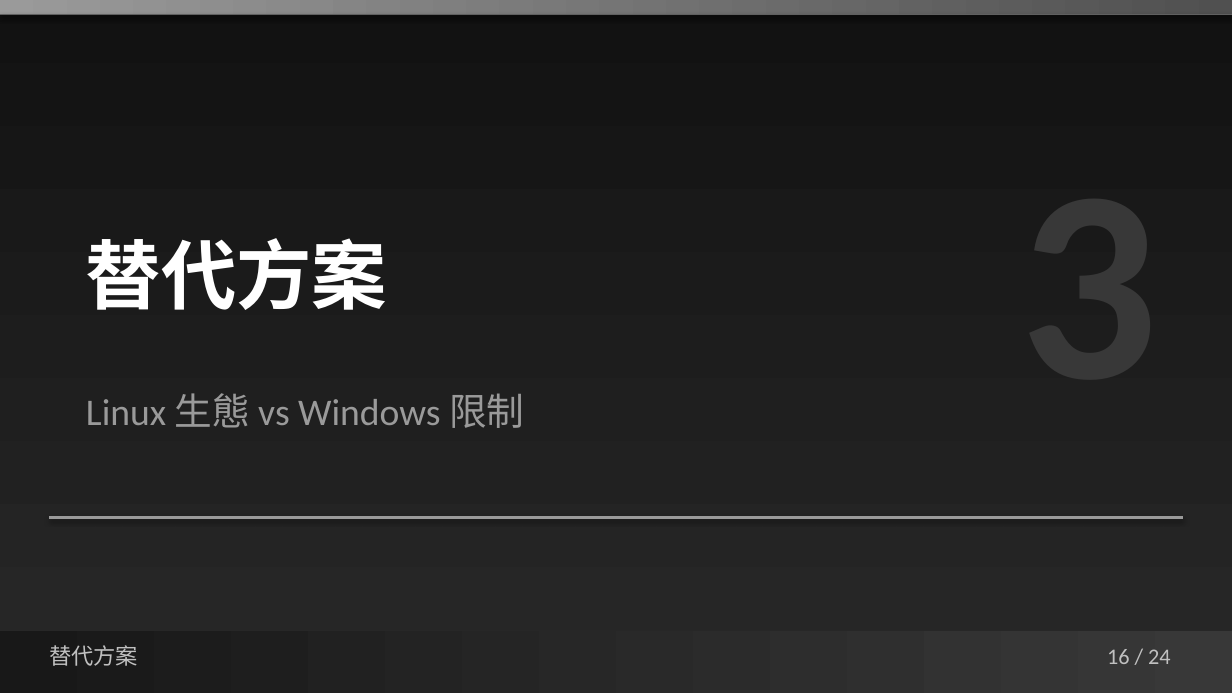
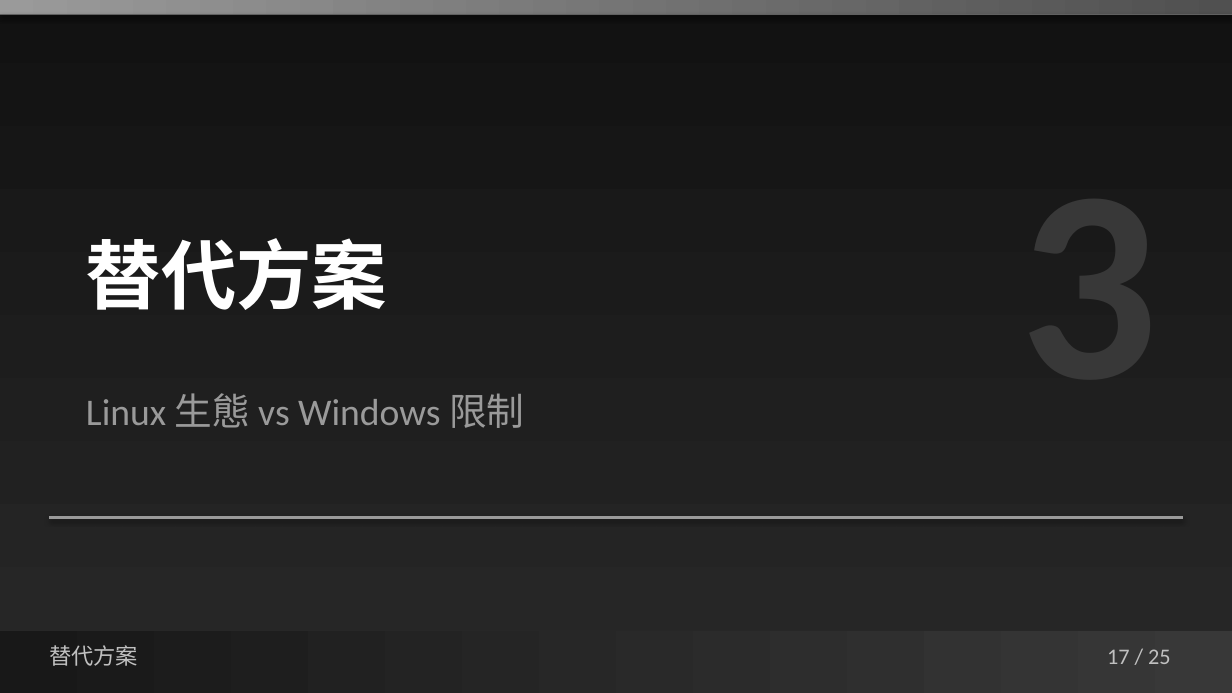
Before and after one commit to jacky92219-cell/network-ppt-project, a slide deck: slide 17 of output/network-card-csi-v5.1.pptx (slide 16 before the commit). Drawn at 1232x693 pixels with LibreOffice and Linux fonts; fonts in the diff are those of the drawing. Boxes give left, top, right and bottom in pixels: in the first picture for what was removed or moved away, otherwise in the second. Text is boxed around its words. In the diff, an @@ line names an element or a change of style, - is before the commit and + after.

```diff
--- a/output/network-card-csi-v5.1.pptx
+++ b/output/network-card-csi-v5.1.pptx
@@ text at [1107,649,1171,664]: text changed @@
-16 / 24
+17 / 25
```
Also in this commit, not shown: 23 other slides changed, 1 slide added, 3 other files.
